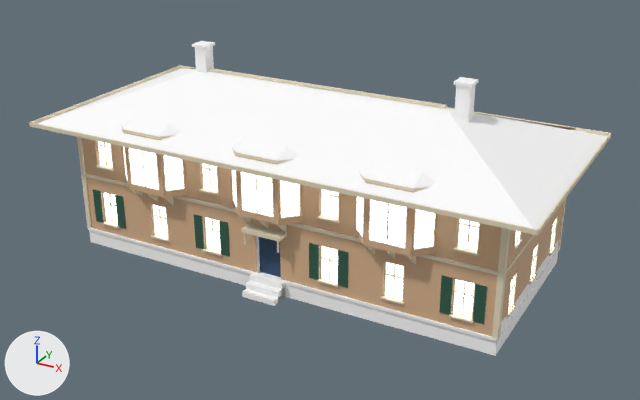
Renders of the glTF model game/assets/world/kits/istanbul/bld_yali_b.glb from each side of a commit.
Camera for both pictures: a camera (50 mm lens) standing at (21.4, -33.6, 22.6) and looking at (0.6, 4.3, 3.6). Lighting does not change. The marker at lower left points along +X, +Y and +Z. The older version comes first. Objects named as collision shapes, trigger or cutter boxes, shadow casters or lower levels of detail are left out. Where no turn or scale is listed for an object, it has been applied to the vertices. Vertices at exactly the same position are counted once.

Names of what the first picture shows: 'LOD0'.
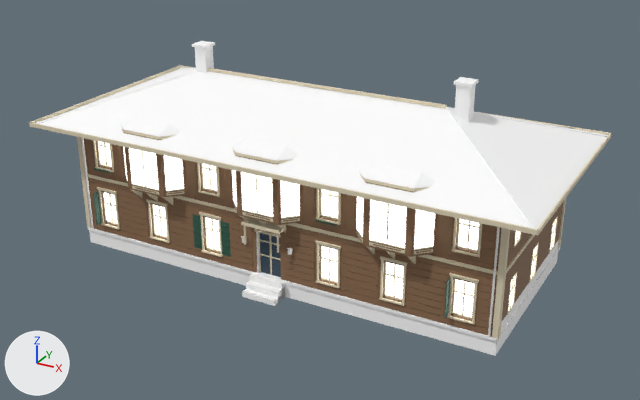
Where the change shows, as pixel boxes [x1, y1, x2, y2] in the pictures (640 x 400 px; the box of a moved part takes in the faces that stretch with it):
'LOD0', recoloured, reshaped (beige to brown)
    both: [29, 41, 612, 356]
part 1 of me_lod0_mesh, added
    after: [81, 138, 94, 229]
part 2 of me_lod0_mesh, added
    after: [488, 227, 500, 337]
part 3 of me_lod0_mesh, added
    after: [93, 191, 102, 225]
part 4 of me_lod0_mesh, moved or reshaped
    before: [338, 250, 348, 288]
    after: [221, 221, 231, 257]
part 5 of me_lod0_mesh, added
    after: [316, 219, 337, 226]
part 6 of me_lod0_mesh, built on
    before: [87, 165, 556, 326]
    after: [36, 67, 608, 336]

What the commit changed:
Material 'M_Wood_Yali_Dark' (mat_m_wood_yali_dark) changes colour from beige #d9b48e to brown #8a6a4e; in linear values from (0.694, 0.456, 0.27) to (0.254, 0.144, 0.0762).
Material 'M_Metal_Painted' (mat_m_metal_painted) is new.
Its base color is (1.0, 1.0, 1.0) (white #ffffff).
Its metallic is 0.4.
Its roughness is 0.45.
me_lod0_mesh is used by ob_lod0; location (0.0, 0.0, 0.0).
me_lod0_mesh had 2548 vertices, 3814 faces and spanned x -13.7..13.7, y -1.7..11.5, z 0.0..11.0.
me_lod0_mesh now has 4152 vertices, 6358 faces and spans x -13.7..13.7, y -1.7..11.5, z 0.0..11.0.
me_lod0_mesh part 1: a new loose piece, a box spanning x -11.7..-11.61, y -0.1..0.0, z 0.95..7.4, in mat_m_metal_painted (white #ffffff).
me_lod0_mesh part 2: a new loose piece, a box spanning x 11.6..11.69, y -0.1..0.0, z 0.95..7.4, in mat_m_metal_painted (white #ffffff).
me_lod0_mesh part 3: a new loose piece, a box spanning x -10.956..-10.916, y -0.45..0.0, z 1.5..3.4, in mat_m_paint_shutter_green (dark green #2f5b4a).
me_lod0_mesh part 4: the loose piece of 8 vertices spanning x 4.0..4.5, y -0.1..0.0, z 1.5..3.4 is moved by (-6.8, 0.0, 0.0).
me_lod0_mesh part 5: a new loose piece, a box spanning x 2.889..3.969, y -0.3..-0.24, z 4.78..4.86, in mat_m_paint_shutter_green (dark green #2f5b4a).
me_lod0_mesh part 6: 20 vertices moved within x -10.9..9.7, y -0.6..0.0, z 1.4..4.9; 303 vertices removed from x -12.1..12.1, y -0.7..10.5, z 1.4..4.9; 1675 vertices added at x -13.7..13.7, y -1.7..11.5, z 0.9..9.6.
Other edits to the shape of me_lod0_mesh do not show in these pictures.
me_lod0_mesh gains material mat_m_metal_painted (white #ffffff).
